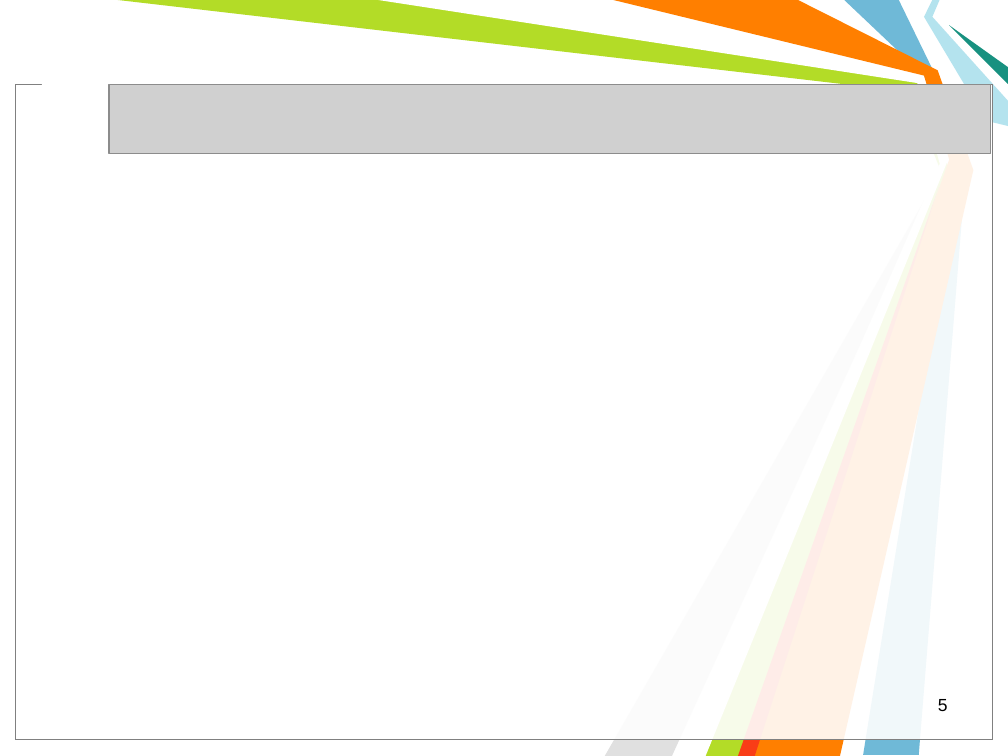
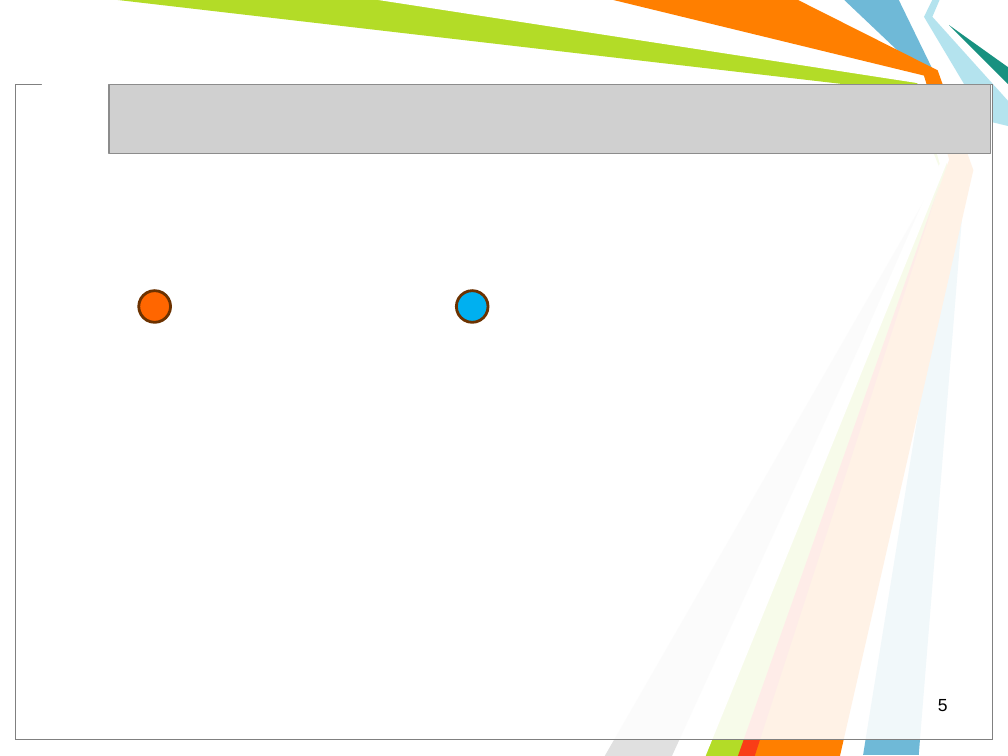
Before and after one commit to l432/NMK, a slide deck: slide 5 of Lecture/FIT/2023_24/06_Електростатичне поле/Less06.ppt. Drawn at 1008x756 pixels with LibreOffice and Linux fonts; fonts in the diff are those of the drawing; grey boxes stand for pictures; background and template pictures are left out. Boxes give left, top, right and bottom in pixels: in the first picture for what was removed or moved away, otherwise in the second. Text is boxed around its words. In the diff, an @@ line names an element or a change of style, - is before the commit and + after.

```diff
--- a/Lecture/FIT/2023_24/06_Електростатичне поле/Less06.ppt
+++ b/Lecture/FIT/2023_24/06_Електростатичне поле/Less06.ppt
@@ ellipse added at [139, 290, 171, 322], fill #FF6600, outline #6C3200 2.01 pt @@
@@ ellipse added at [457, 290, 488, 322], fill #00B0F0, outline #6C3200 2.01 pt @@
```
Also in this commit, not shown: 3 other slides changed, 1 slide added, 1 slide removed, 3 other files.
